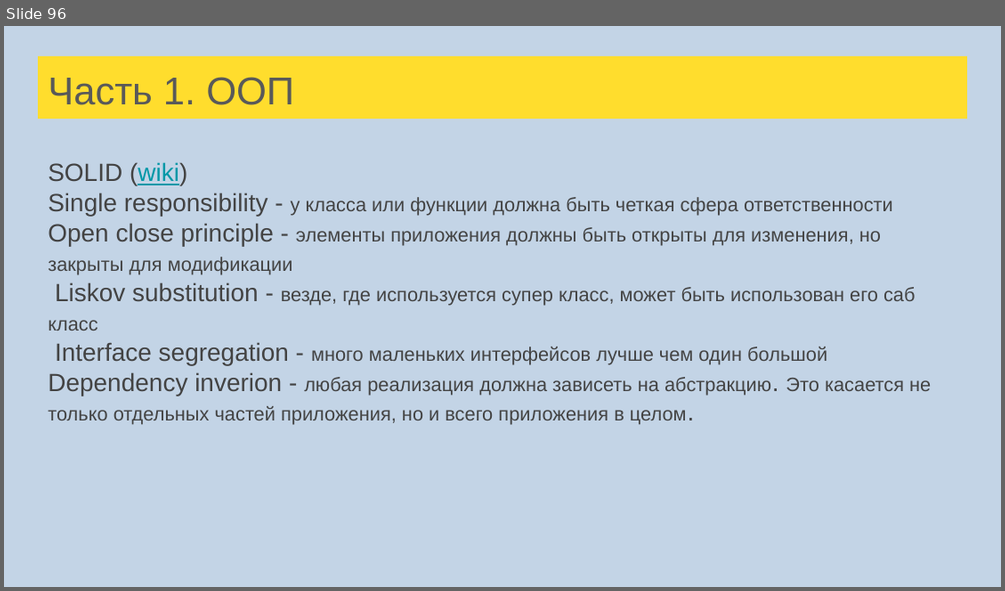
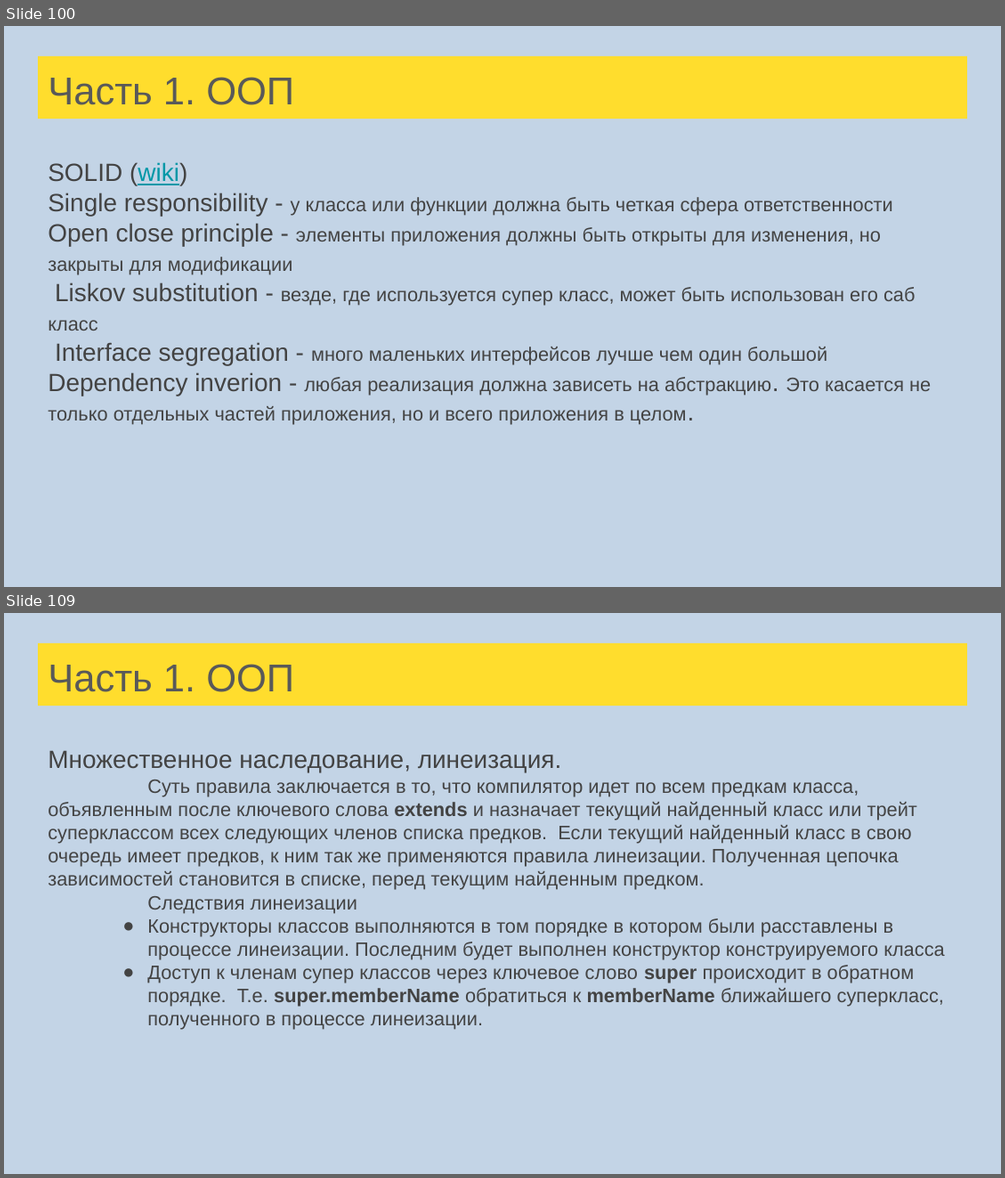
Before and after one commit to sergeypopov83/scala-school, a slide deck: src/main/resources/Лекции Scala для FinTech.pptx. Shown one above the other, each under a label of ours: slide 96 before the commit, slides 100 and 109 after it; the slides between them are not shown. The pictures are 1005x591 and 1005x1178 pixels, drawn with LibreOffice and Linux fonts; fonts in the diff are those of the drawing. Boxes give left, top, right and bottom in pixels: in the first picture for what was removed or moved away, otherwise in the second. Text is boxed around its words. In the diff, an @@ line names an element or a change of style, - is before the commit and + after.

```diff
--- a/src/main/resources/Лекции Scala для FinTech.pptx
+++ b/src/main/resources/Лекции Scala для FinTech.pptx
@@ slide 109 added at (x1=4, y1=613, x2=1001, y2=1174), background #C3D4E6 @@
@@ title added at (x1=38, y1=643, x2=967, y2=706), fill #FFDD2D, 28 pt, text #595959 @@
+Часть 1. ООП
@@ text added at (x1=48, y1=750, x2=945, y2=1030), 14 pt, text #434343 @@
+Множественное наследование, линеизация.
+Суть правила заключается в то, что компилятор идет по всем предкам класса, объявленным после ключевого слова extends и назначает текущий найденный класс или трейт суперклассом всех следующих членов списка предков. Если текущий найденный класс в свою очередь имеет предков, к ним так же применяются правила линеизации. Полученная цепочка зависимостей становится в списке, перед текущим найденным предком.
+Следствия линеизации
+● Конструкторы классов выполняются в том порядке в котором были расставлены в процессе линеизации. Последним будет выполнен конструктор конструируемого класса
+● Доступ к членам супер классов через ключевое слово super происходит в обратном порядке. Т.е. super.memberName обратиться к memberName ближайшего суперкласс, полученного в процессе линеизации.
@@ what was slide 96 is now slide 100 @@
```
Also in this commit, not shown: 5 slides changed, 16 other slides added, 1 slide removed, 16 other files.
